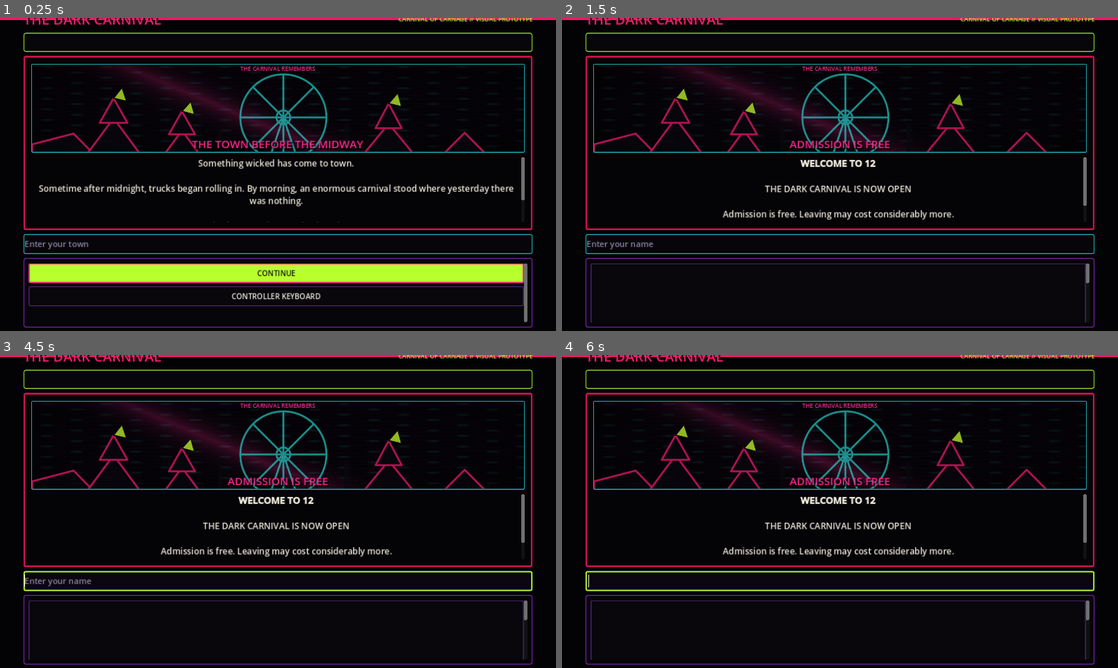
Above: before the commit, frames 1-4 (two rows, left to right).
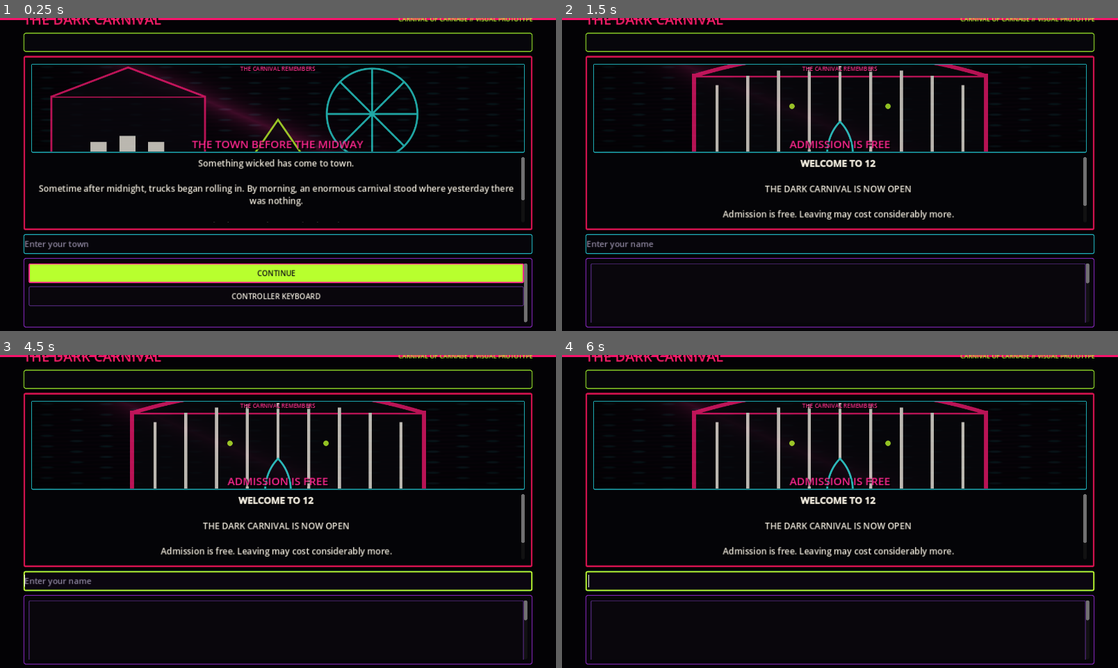
Above: after the commit, the same moments.

Repository: d1inthechamber/Dark-Carnival
Game: Godot game, scene res://scenes/Main.tscn
Same seed, same stepped clock (60 frames per second), same inputs: the game is played once before the commit and once after it.
Inputs (mouse positions are in pixels of both pictures, inside the frame that each line leads up to):
- Up to frame 1 (0.25 s): no input
- Up to frame 2 (1.5 s): click (840, 243) at 0.52 s; type "12" at 0.6 s; click "CONTINUE" at 1.25 s
- Up to frame 3 (4.5 s): tap Enter at 2, 3.5 s; move the mouse to (400, 495) at 2.02 s; click (400, 495) at 2.17 s; tap Space at 2.75, 4.25 s; move the mouse to (166, 527) at 2.77 s; click (166, 527) at 2.92 s; move the mouse to (333, 442) at 3.52 s; click (333, 442) at 3.67 s; move the mouse to (250, 574) at 4.27 s; click (250, 574) at 4.42 s
- Up to frame 4 (6 s): tap Enter at 5 s; move the mouse to (1006, 558) at 5.02 s; click (1006, 558) at 5.17 s; tap Space at 5.75 s; move the mouse to (673, 464) at 5.77 s; click (673, 464) at 5.92 s

The runs differ from the first frame. In frame 1, 3.4% of the frame differs, in the area x 5-88%, y 15-43%; in frame 2, 4.4%; in frame 3, 4.5%, in the area x 5-88%, y 14-43%; in frame 4, 4.5%.

Commit message:
Swap encounter artwork dynamically across Carnival of Carnage

Diff:
--- a/scripts/Main.gd
+++ b/scripts/Main.gd
@@ -5,6 +5,14 @@
 	"FAYGO BREAK": preload("res://assets/cards/card_faygo_break.svg"),
 	"CARNIVAL SIGHT": preload("res://assets/cards/card_carnival_sight.svg"),
 	"BACK DOOR": preload("res://assets/cards/card_back_door.svg")
+}
+
+const SCENE_ART := {
+	"opening": preload("res://assets/art/carnival_of_carnage/coc_opening.svg"),
+	"gate": preload("res://assets/art/carnival_of_carnage/coc_gate.svg"),
+	"midway": preload("res://assets/art/carnival_of_carnage/coc_midway.svg"),
+	"mirrors": preload("res://assets/art/carnival_of_carnage/coc_mirrors.svg"),
+	"finale": preload("res://assets/art/carnival_of_carnage/coc_finale.svg")
 }
 
 var town := ""
@@ -35,6 +43,7 @@
 @onready var transition_fx: Control = $TransitionFX
 @onready var comic_frame: PanelContainer = $Margin/VBox/ComicFrame
 @onready var art_backdrop: ColorRect = $Margin/VBox/ComicFrame/Margin/Layout/ArtStage/Backdrop
+@onready var art_silhouette: TextureRect = $Margin/VBox/ComicFrame/Margin/Layout/ArtStage/Silhouette
 
 func _ready() -> void:
 	show_town_prompt()
@@ -352,14 +361,29 @@
 	scene_label.text = label_text
 	var palette := scene_palette(label_text)
 	scene_label.add_theme_color_override("font_color", palette["accent"])
+	art_silhouette.texture = scene_art_for(label_text)
 	var material := art_backdrop.material as ShaderMaterial
 	if material:
 		material.set_shader_parameter("neon_a", palette["accent"])
 		material.set_shader_parameter("neon_b", palette["secondary"])
 	scene_label.modulate.a = 0.45
+	art_silhouette.modulate.a = 0.2
 	var tween := create_tween()
 	tween.set_trans(Tween.TRANS_QUAD).set_ease(Tween.EASE_OUT)
 	tween.tween_property(scene_label, "modulate:a", 1.0, 0.16)
+	tween.parallel().tween_property(art_silhouette, "modulate:a", 0.76, 0.22)
+
+func scene_art_for(label_text:String) -> Texture2D:
+	var upper := label_text.to_upper()
+	if upper.contains("MIRROR") or upper.contains("REFLECTION") or upper.contains("SHATTER"):
+		return SCENE_ART["mirrors"]
+	if upper.contains("BOTTLE") or upper.contains("RABBIT") or upper.contains("THIRD THROW") or upper.contains("MIDWAY") or upper.contains("THIEF") or upper.contains("CHASE") or upper.contains("CARNIVAL ANSWERS") or upper.contains("TAKE THE MONEY") or upper.contains("YOU WATCH") or upper.contains("STEP BETWEEN"):
+		return SCENE_ART["midway"]
+	if upper.contains("ONE SOUL") or upper.contains("LIGHT DIES") or upper.contains("DAWN") or upper.contains("PULL") or upper.contains("EVERYBODY IS LOOKING"):
+		return SCENE_ART["finale"]
+	if upper.contains("GATE") or upper.contains("IRON") or upper.contains("ADMISSION"):
+		return SCENE_ART["gate"]
+	return SCENE_ART["opening"]
 
 func scene_palette(label_text:String) -> Dictionary:
 	var upper := label_text.to_upper()
